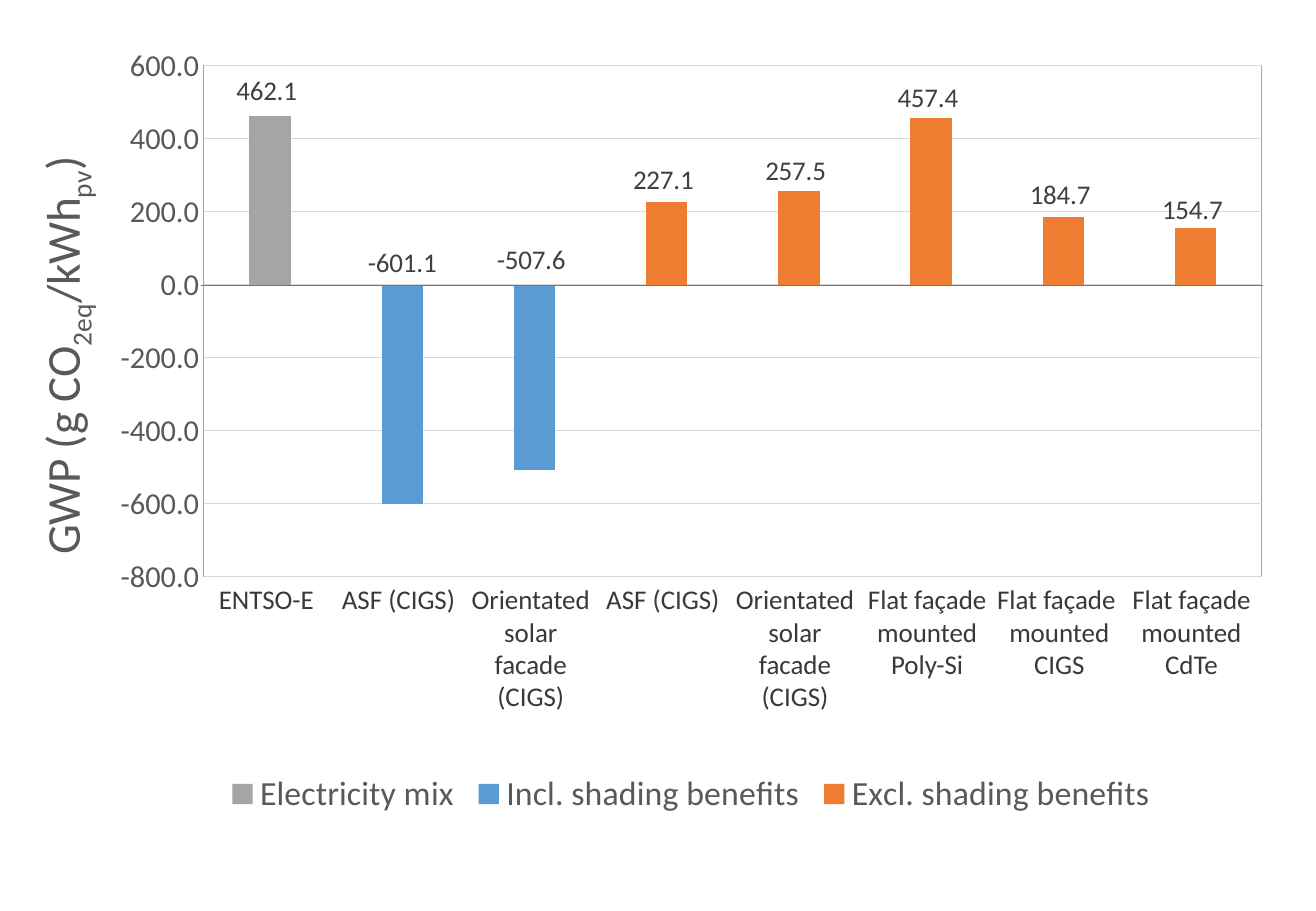
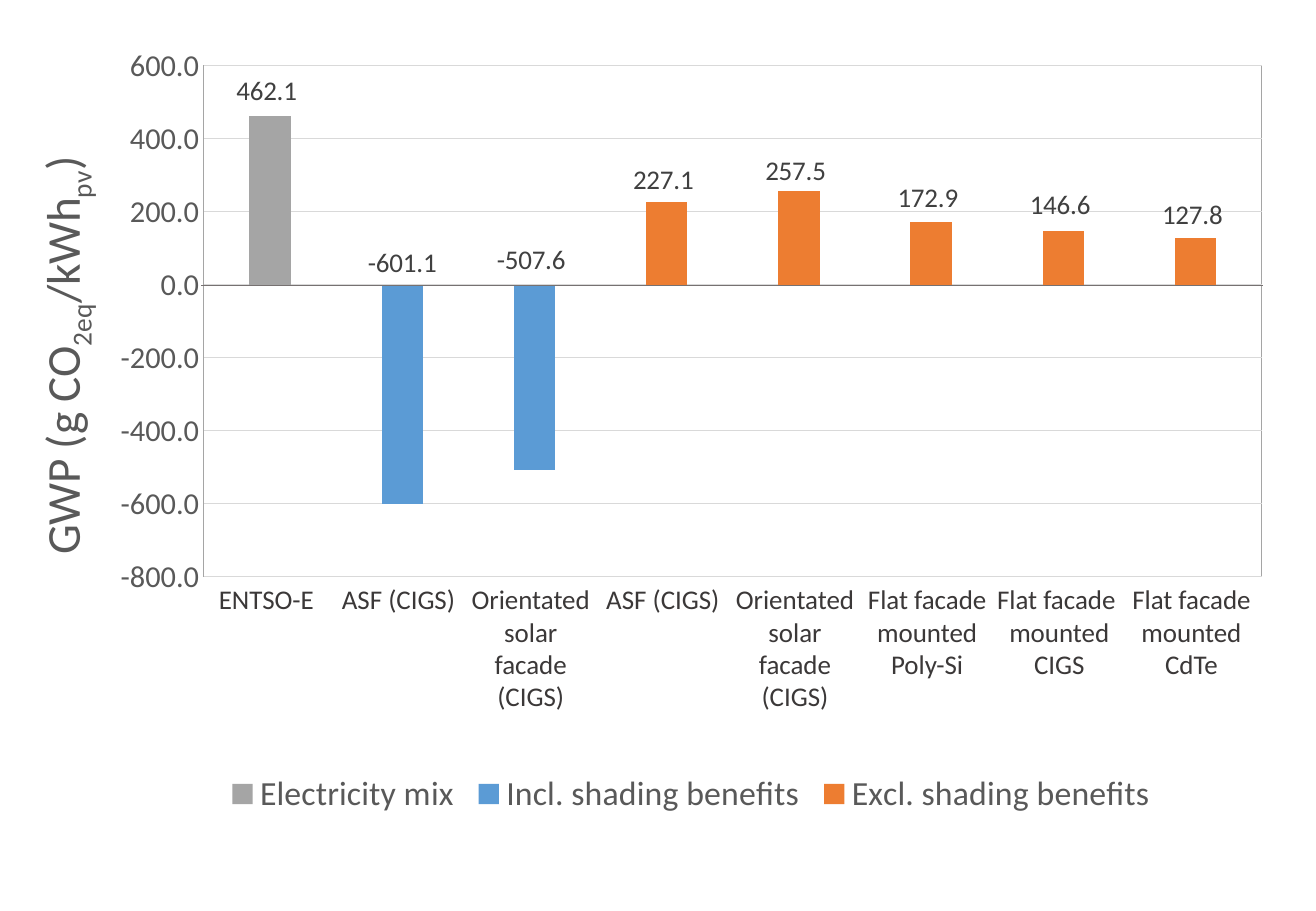
Before and after one commit to architecture-building-systems/LCA_Paper, a slide deck: slide 19 of elsarticle/Images/Thesis charts.pptx. Drawn at 1316x911 pixels with LibreOffice and Linux fonts; fonts in the diff are those of the drawing. Boxes give left, top, right and bottom in pixels: in the first picture for what was removed or moved away, otherwise in the second. Text is boxed around its words. In the diff, an @@ line names an element or a change of style, - is before the commit and + after.

Commit message:
ppt

```diff
--- a/elsarticle/Images/Thesis charts.pptx
+++ b/elsarticle/Images/Thesis charts.pptx
@@ column stacked chart at (29, 45, 1286, 828) @@
@@ Excl. shading benefits, 6: 457.4 to 172.9 @@
@@ Excl. shading benefits, 7: 184.7 to 146.6 @@
@@ Excl. shading benefits, 8: 154.7 to 127.8 @@
@@ text at (868, 590, 986, 679): text changed @@
-Flat façade mounted Poly-Si
+Flat facade mounted Poly-Si
@@ text at (997, 590, 1115, 642): text changed @@
-Flat façade mounted
+Flat facade mounted
@@ text at (1132, 590, 1250, 674): text changed @@
-Flat façade mounted CdTe
+Flat facade mounted CdTe
```
Also in this commit, not shown: 2 other slides changed, 1 other file.
